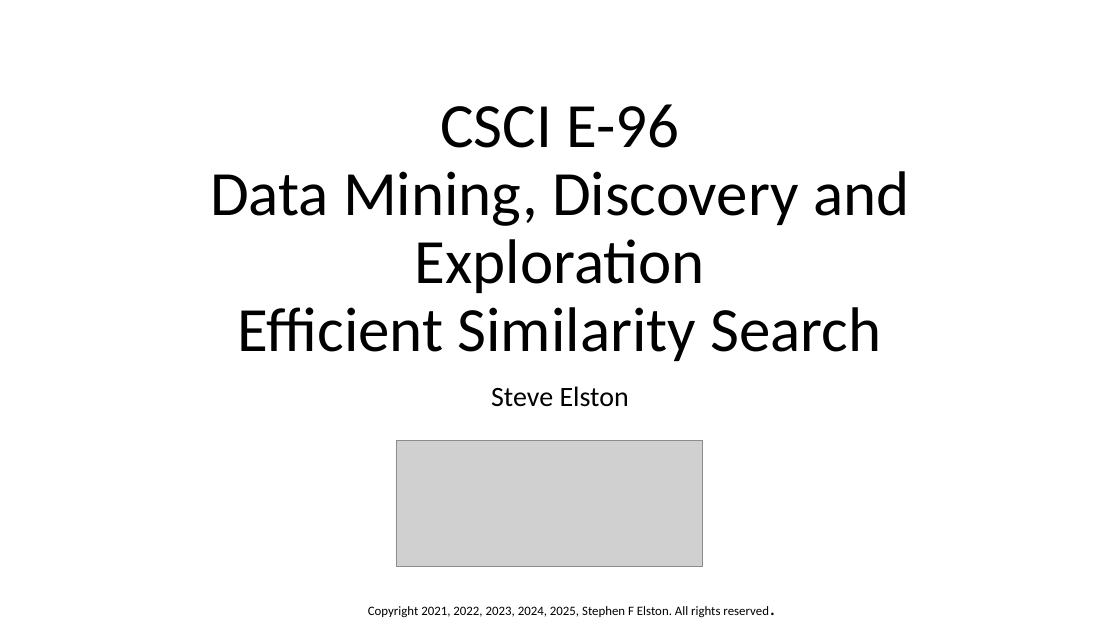
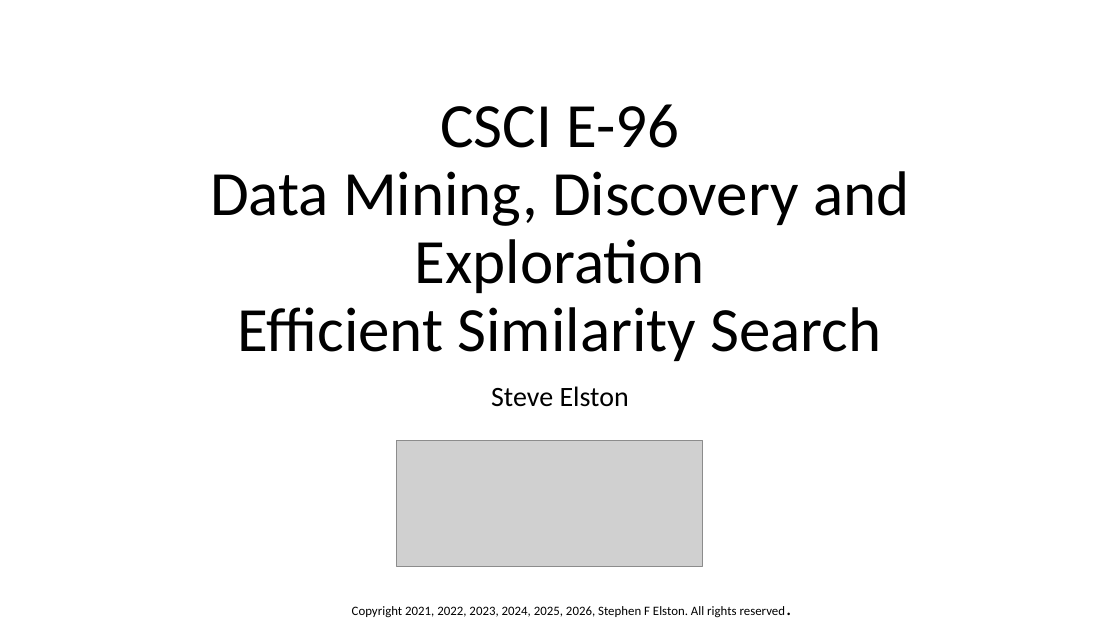
Before and after one commit to StephenElston/CSCI-E-108, a slide deck: slide 1 of slides/8_EfficientSimilaritySearch_Part1.pptx. Drawn at 1120x630 pixels with LibreOffice and Linux fonts; fonts in the diff are those of the drawing; grey boxes stand for pictures. Boxes give left, top, right and bottom in pixels: in the first picture for what was removed or moved away, otherwise in the second. Text is boxed around its words. In the diff, an @@ line names an element or a change of style, - is before the commit and + after.

Commit message:
Updated slides

```diff
--- a/slides/8_EfficientSimilaritySearch_Part1.pptx
+++ b/slides/8_EfficientSimilaritySearch_Part1.pptx
@@ text at bbox=[352, 606, 786, 618]: text changed @@
-Copyright 2021, 2022, 2023, 2024, 2025, Stephen F Elston. All rights reserved.
+Copyright 2021, 2022, 2023, 2024, 2025, 2026, Stephen F Elston. All rights reserved.
```
Also in this commit, not shown: 3 other slides changed.
